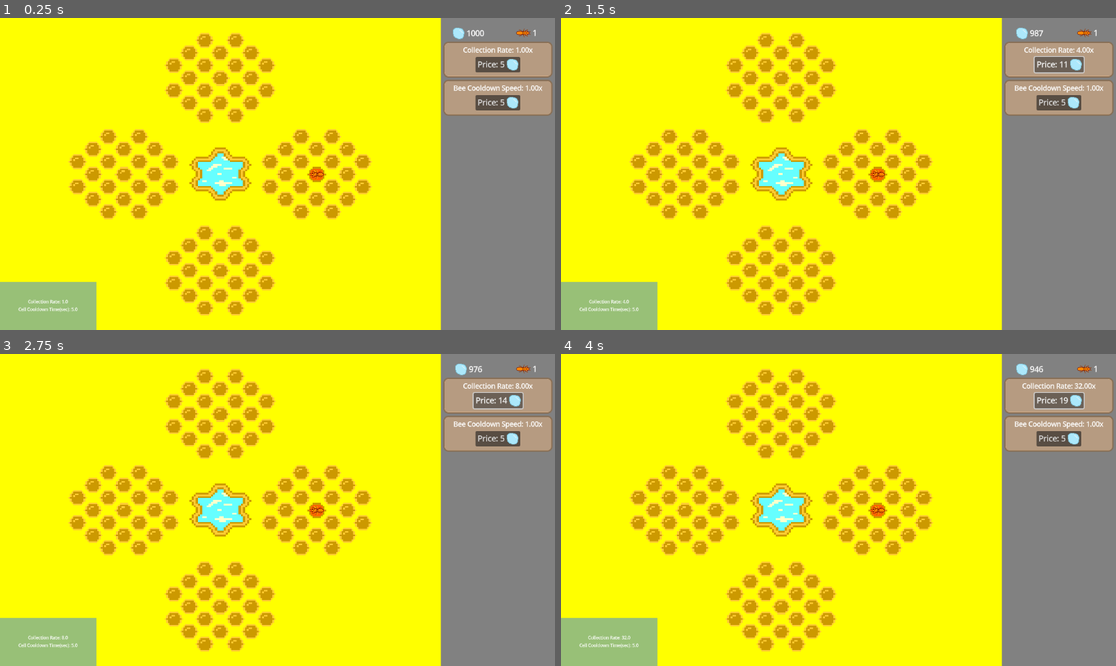
Above: before the commit, frames 1-4 (two rows, left to right).
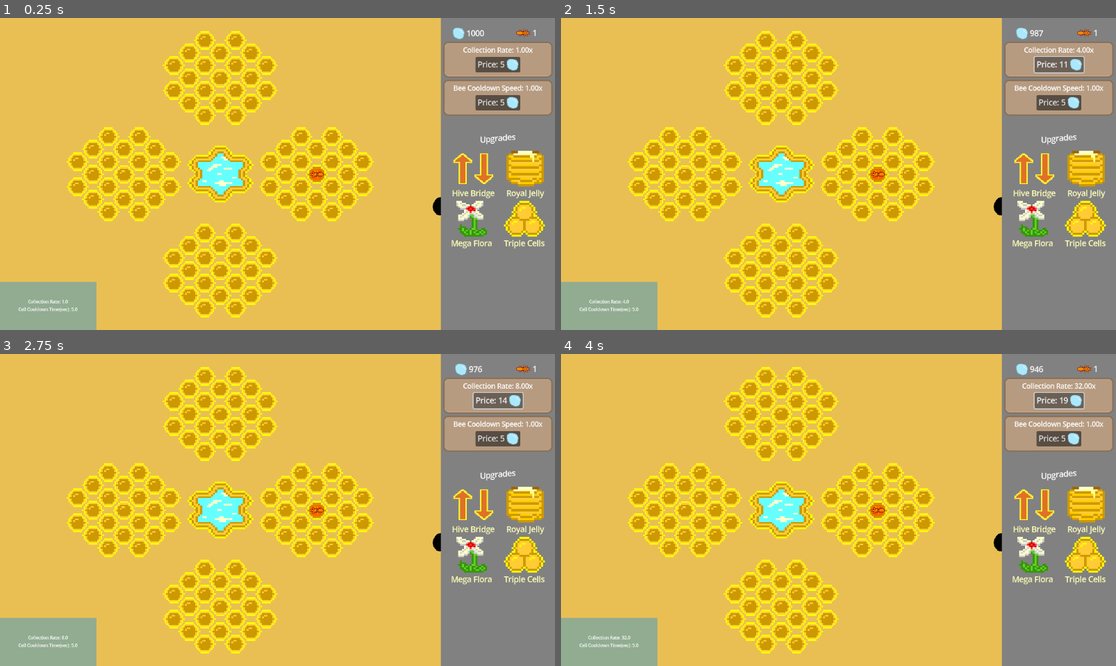
Above: after the commit, the same moments.

Repository: SBSoftwareDev/brainless
Game: Godot game, scene res://src/scenes/game.tscn
The game is run twice, just before and just after one commit, with the same random seed, the same clock (stepped at 60 frames per second) and the same inputs.
Inputs:
- Up to frame 1 (0.25 s): no input
- Up to frame 2 (1.5 s): click "Price: 5" at 0.5 s; click "Price: 8" at 1.25 s
- Up to frame 3 (2.75 s): click "Price: 11" at 2 s
- Up to frame 4 (4 s): click "Price: 14" at 2.75 s; click "Price: 16" at 3.5 s

The runs differ from the first frame. In frame 1, 67% of the frame differs, in the area x 0-99%, y 0-100%; in frame 2, 67%; in frame 3, 67%; in frame 4, 67%.

Commit message:
added upgrades to UI

Diff:
--- /dev/null
+++ b/assets/img/spritesheet/background_color.tres
@@ -0,0 +1,8 @@
+[gd_resource type="GradientTexture1D" load_steps=2 format=3 uid="uid://drjbcs8wx0b5l"]
+
+[sub_resource type="Gradient" id="Gradient_onqve"]
+offsets = PackedFloat32Array(0)
+colors = PackedColorArray(1, 1, 0, 1)
+
+[resource]
+gradient = SubResource("Gradient_onqve")
--- a/src/scenes/background.tscn
+++ b/src/scenes/background.tscn
@@ -1,15 +1,10 @@
-[gd_scene load_steps=3 format=3 uid="uid://cuxp5sg65mf58"]
+[gd_scene load_steps=2 format=3 uid="uid://cuxp5sg65mf58"]
 
-[sub_resource type="Gradient" id="Gradient_onqve"]
-offsets = PackedFloat32Array(0)
-colors = PackedColorArray(1, 1, 0, 1)
-
-[sub_resource type="GradientTexture1D" id="GradientTexture1D_cep3i"]
-gradient = SubResource("Gradient_onqve")
+[ext_resource type="Texture2D" uid="uid://bj3surl3e6k2v" path="res://assets/img/spritesheet/Background_image.png" id="1_cep3i"]
 
 [node name="Node2D" type="Node2D"]
 
 [node name="Sprite2D" type="Sprite2D" parent="."]
-position = Vector2(217, 299.99997)
-scale = Vector2(15.075, 2586.3325)
-texture = SubResource("GradientTexture1D_cep3i")
+position = Vector2(147.50009, 327.00003)
+scale = Vector2(0.9046666, 1.1244445)
+texture = ExtResource("1_cep3i")
--- a/src/scenes/control.tscn
+++ b/src/scenes/control.tscn
@@ -1,8 +1,10 @@
-[gd_scene load_steps=5 format=3 uid="uid://by3idyv3mn488"]
+[gd_scene load_steps=10 format=3 uid="uid://by3idyv3mn488"]
 
 [ext_resource type="Script" path="res://src/scripts/control.gd" id="1_gp5ph"]
 [ext_resource type="Texture2D" uid="uid://dh722kf4b7uh3" path="res://assets/img/ui/nectar.png" id="2_k1qm1"]
+[ext_resource type="Texture2D" uid="uid://3guvieubuwy8" path="res://assets/img/spritesheet/HiveBridge.png" id="3_210pg"]
 [ext_resource type="PackedScene" uid="uid://cwnf6ld0o4bvt" path="res://src/scenes/price_panel.tscn" id="3_n54qu"]
+[ext_resource type="Texture2D" uid="uid://dlknyeiv5bvmo" path="res://assets/img/spritesheet/Icons_0.3.png" id="4_hy5tx"]
 
 [sub_resource type="StyleBoxFlat" id="StyleBoxFlat_k1qm1"]
 bg_color = Color(0.9019608, 0.7019608, 0.50980395, 0.5254902)
@@ -16,6 +18,18 @@
 corner_radius_bottom_right = 10
 corner_radius_bottom_left = 10
 
+[sub_resource type="AtlasTexture" id="AtlasTexture_d3vkj"]
+atlas = ExtResource("4_hy5tx")
+region = Rect2(85, 7, 16, 16)
+
+[sub_resource type="AtlasTexture" id="AtlasTexture_0rqde"]
+atlas = ExtResource("4_hy5tx")
+region = Rect2(20, 2, 16, 21)
+
+[sub_resource type="AtlasTexture" id="AtlasTexture_dmqt0"]
+atlas = ExtResource("4_hy5tx")
+region = Rect2(60, 4, 21, 18)
+
 [node name="Control" type="Control"]
 layout_mode = 3
 anchors_preset = 15
@@ -157,6 +171,96 @@
 [node name="MarginContainer2" type="MarginContainer" parent="ColorRect/VBoxContainer"]
 layout_mode = 2
 size_flags_vertical = 3
+theme_override_constants/margin_top = 25
+
+[node name="VBoxContainer" type="VBoxContainer" parent="ColorRect/VBoxContainer/MarginContainer2"]
+layout_mode = 2
+
+[node name="RichTextLabel" type="RichTextLabel" parent="ColorRect/VBoxContainer/MarginContainer2/VBoxContainer"]
+custom_minimum_size = Vector2(0, 40)
+layout_mode = 2
+bbcode_enabled = true
+text = "[wave amp=50.0 freq=5.0 connected=1]Upgrades[/wave]"
+fit_content = true
+horizontal_alignment = 1
+vertical_alignment = 1
+
+[node name="HBoxContainer" type="HBoxContainer" parent="ColorRect/VBoxContainer/MarginContainer2/VBoxContainer"]
+custom_minimum_size = Vector2(0, 100)
+layout_mode = 2
+theme_override_constants/separation = 24
+alignment = 1
+
+[node name="VBoxContainer" type="VBoxContainer" parent="ColorRect/VBoxContainer/MarginContainer2/VBoxContainer/HBoxContainer"]
+layout_mode = 2
+
+[node name="TextureRect" type="TextureRect" parent="ColorRect/VBoxContainer/MarginContainer2/VBoxContainer/HBoxContainer/VBoxContainer"]
+custom_minimum_size = Vector2(64, 64)
+layout_mode = 2
+size_flags_vertical = 3
+texture = ExtResource("3_210pg")
+
+[node name="Label" type="Label" parent="ColorRect/VBoxContainer/MarginContainer2/VBoxContainer/HBoxContainer/VBoxContainer"]
+layout_mode = 2
+theme_override_colors/font_color = Color(1, 1, 0.7294118, 1)
+text = "Hive Bridge"
+
+[node name="VBoxContainer2" type="VBoxContainer" parent="ColorRect/VBoxContainer/MarginContainer2/VBoxContainer/HBoxContainer"]
+layout_mode = 2
+
+[node name="TextureRect" type="TextureRect" parent="ColorRect/VBoxContainer/MarginContainer2/VBoxContainer/HBoxContainer/VBoxContainer2"]
+custom_minimum_size = Vector2(64, 64)
+layout_mode = 2
+size_flags_vertical = 3
+texture = SubResource("AtlasTexture_d3vkj")
+
+[node name="Label" type="Label" parent="ColorRect/VBoxContainer/MarginContainer2/VBoxContainer/HBoxContainer/VBoxContainer2"]
+layout_mode = 2
+theme_override_colors/font_color = Color(1, 1, 0.7294118, 1)
+text = "Royal Jelly"
+
+[node name="HBoxContainer3" type="HBoxContainer" parent="ColorRect/VBoxContainer/MarginContainer2/VBoxContainer"]
+custom_minimum_size = Vector2(0, 100)
+layout_mode = 2
+theme_override_constants/separation = 24
+alignment = 1
+
+[node name="VBoxContainer" type="VBoxContainer" parent="ColorRect/VBoxContainer/MarginContainer2/VBoxContainer/HBoxContainer3"]
+layout_mode = 2
+
+[node name="TextureRect" type="TextureRect" parent="ColorRect/VBoxContainer/MarginContainer2/VBoxContainer/HBoxContainer3/VBoxContainer"]
+custom_minimum_size = Vector2(64, 64)
+layout_mode = 2
+size_flags_horizontal = 4
+size_flags_vertical = 3
+texture = SubResource("AtlasTexture_0rqde")
+
+[node name="Label" type="Label" parent="ColorRect/VBoxContainer/MarginContainer2/VBoxContainer/HBoxContainer3/VBoxContainer"]
+layout_mode = 2
+theme_override_colors/font_color = Color(1, 1, 0.7294118, 1)
+text = "Mega Flora"
+
+[node name="VBoxContainer2" type="VBoxContainer" parent="ColorRect/VBoxContainer/MarginContainer2/VBoxContainer/HBoxContainer3"]
+layout_mode = 2
+
+[node name="TextureRect" type="TextureRect" parent="ColorRect/VBoxContainer/MarginContainer2/VBoxContainer/HBoxContainer3/VBoxContainer2"]
+custom_minimum_size = Vector2(64, 64)
+layout_mode = 2
+size_flags_vertical = 3
+texture = SubResource("AtlasTexture_dmqt0")
+
+[node name="Label" type="Label" parent="ColorRect/VBoxContainer/MarginContainer2/VBoxContainer/HBoxContainer3/VBoxContainer2"]
+layout_mode = 2
+theme_override_colors/font_color = Color(1, 1, 0.7294118, 1)
+text = "Triple Cells"
+
+[node name="HBoxContainer2" type="HBoxContainer" parent="ColorRect/VBoxContainer/MarginContainer2/VBoxContainer"]
+custom_minimum_size = Vector2(0, 100)
+layout_mode = 2
+
+[node name="MarginContainer3" type="MarginContainer" parent="ColorRect/VBoxContainer"]
+layout_mode = 2
+size_flags_vertical = 3
 
 [node name="PricePanel" parent="." instance=ExtResource("3_n54qu")]
 layout_mode = 1
Binary file added: assets/img/spritesheet/Background_image.png
Not shown, added: assets/img/spritesheet/Background_image.png.import
Binary file added: assets/img/spritesheet/HiveBridge.png
Not shown, added: assets/img/spritesheet/HiveBridge.png.import
